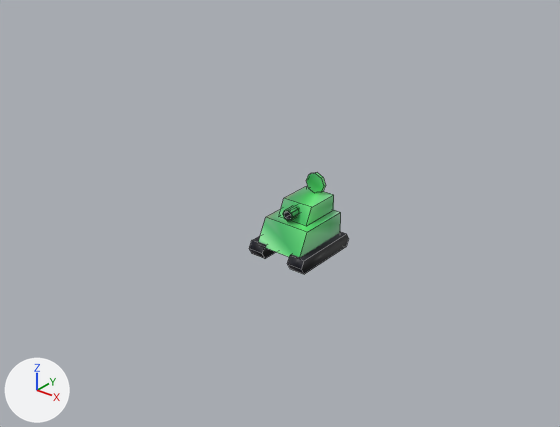
The FBX model Assets/tank.fbx as it was, and as the next commit left it.
Rendered twice from a 50 mm camera at (0.484, -0.641, 0.433) aimed at (0.007, -0.045, 0.063). The lights are fixed; the arrows at lower left show +X, +Y and +Z. Mesh edges are drawn as thin lines. Where no turn or scale is listed for an object, it has been applied to the vertices.
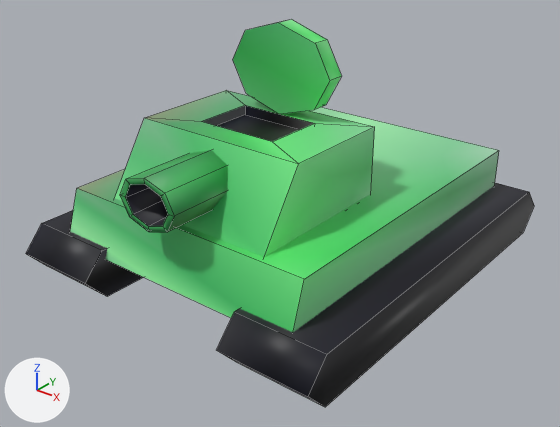
Commit message: flatten tank

Boxes [x1, y1, x2, y2] around the edits, measured in the pictures (560 x 427 px; the box of a moved part takes in the faces that stretch with it):
'Cube', reshaped, moved (404% wider, 281% taller)
    before: [249, 173, 349, 274]
    after: [26, 19, 534, 407]
part 1 of me_cube_002, moved or reshaped
    before: [287, 232, 349, 274]
    after: [217, 183, 534, 407]
part 2 of me_cube_002, moved or reshaped
    before: [249, 236, 276, 259]
    after: [26, 210, 143, 297]
part 3 of me_cube_002, added (green)
    after: [233, 19, 342, 114]
part 4 of me_cube_002, added (green)
    after: [120, 150, 228, 232]
part 5 of me_cube_002, added (green)
    after: [115, 90, 375, 257]
part 6 of me_cube_002, deleted
    before: [283, 205, 300, 221]
part 7 of me_cube_002, deleted
    before: [306, 173, 326, 193]
part 8 of me_cube_002, deleted (green)
    before: [259, 209, 341, 257]
part 9 of me_cube_002, deleted (green)
    before: [279, 186, 334, 226]
part 10 of me_cube_002, added (green)
    after: [70, 107, 499, 332]

The change in detail:
me_cube_002 is used by ob_cube; location (0.0, 0.0, 0.01).
Verts and faces of me_cube_002; kept vertices keep their numbers, new ones are numbered from 88.
me_cube_002 had 88 vertices, 64 faces and spanned x -0.0381..0.0381, y -0.0456..0.0465, z -0.0138..0.0747.
me_cube_002 now has 96 vertices, 72 faces and spans x -0.1904..0.1904, y -0.2378..0.2228, z 0.001..0.268.
me_cube_002 part 1: the loose piece of 12 vertices spanning x 0.0179..0.0381, y -0.0456..0.0465, z -0.0138..0.0036 is scaled about its middle by (5, 5, 3.15), then moved by (0.112, -0.0079, 0.0333).
me_cube_002 part 2: the loose piece of 12 vertices spanning x -0.0381..-0.0179, y -0.0456..0.0465, z -0.0138..0.0036 is scaled about its middle by (5, 5, 3.15), then moved by (-0.112, -0.0079, 0.0333).
me_cube_002 part 3: a new loose piece, an 8-sided cylinder along y spanning x -0.0631..0.0631, y -0.0378..-0.0173, z 0.1733..0.268, in mat_material_005 (picture img_palettte2_png).
me_cube_002 part 4: a new loose piece of 32 vertices spanning x -0.0354..0.0354, y -0.2267..-0.134, z 0.1114..0.1645, in mat_material_005 (picture img_palettte2_png).
me_cube_002 part 5: a new loose piece of 16 vertices spanning x -0.0996..0.0996, y -0.184..-0.0098, z 0.0989..0.1738, in mat_material_005 (picture img_palettte2_png).
me_cube_002 part 6: the loose piece of 32 vertices spanning x -0.0071..0.0071, y -0.0224..-0.0009, z 0.0329..0.0471 is deleted.
me_cube_002 part 7: the loose piece of 16 vertices spanning x -0.0126..0.0126, y 0.0286..0.0327, z 0.0494..0.0747 is deleted.
me_cube_002 part 8: the loose piece of 8 vertices spanning x -0.03..0.03, y -0.04..0.04, z 0.0..0.03 is deleted.
me_cube_002 part 9: the loose piece of 8 vertices spanning x -0.0199..0.0199, y -0.0139..0.0392, z 0.0296..0.0495 is deleted.
Part 10, on me_cube_002:
New vertex 88 is at (-0.15, -0.2096, 0.0443).
New vertex 89 is at (-0.15, 0.1904, 0.1008).
New vertex 90 is at (-0.15, -0.1911, 0.1008), pixel (76, 188).
New vertex 91 is at (-0.15, 0.1904, 0.0443).
New vertices 92 to 95 stand at vertices 88 to 91, in that order, plus (0.3, 0.0, 0.0).
New faces: (88, 90, 89, 91), (89, 93, 95, 91), (92, 95, 93, 94), (88, 92, 94, 90), (88, 91, 95, 92), (89, 90, 94, 93).
Object 'Cube' (ob_cube) moves from (0.0, 0.0, 0.01) to (0.0, 0.0, 0.0).
